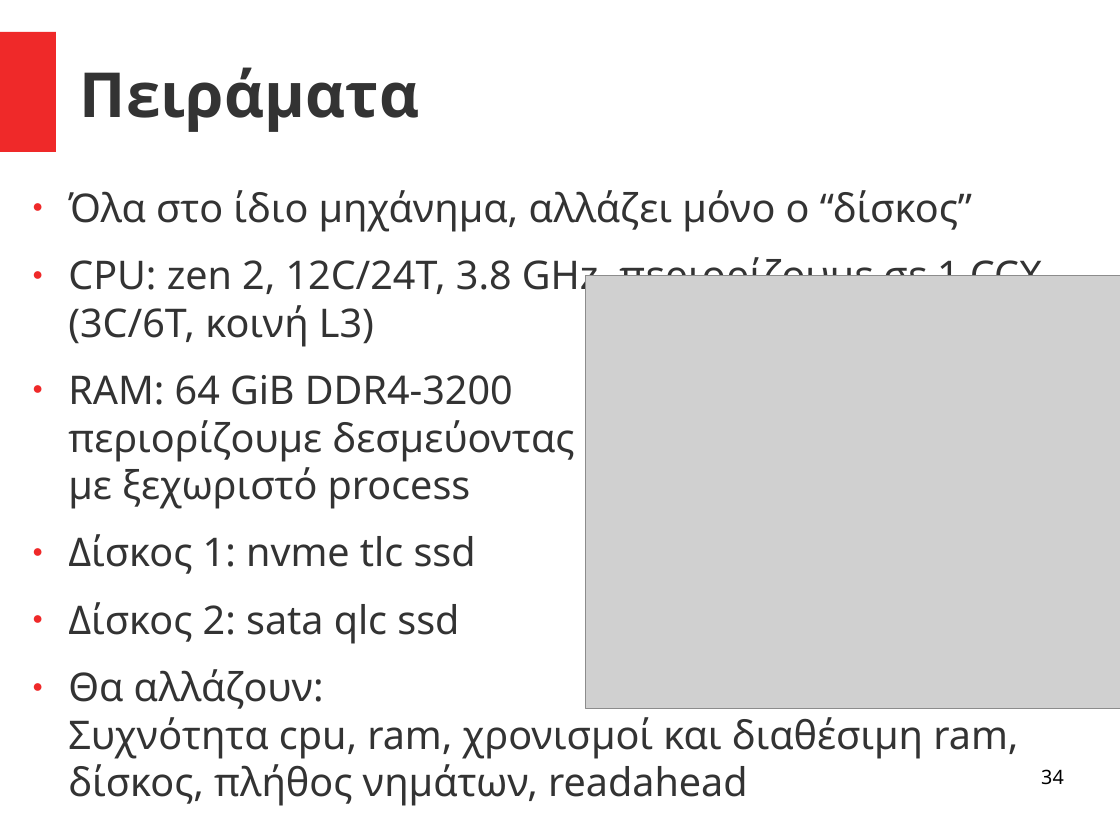
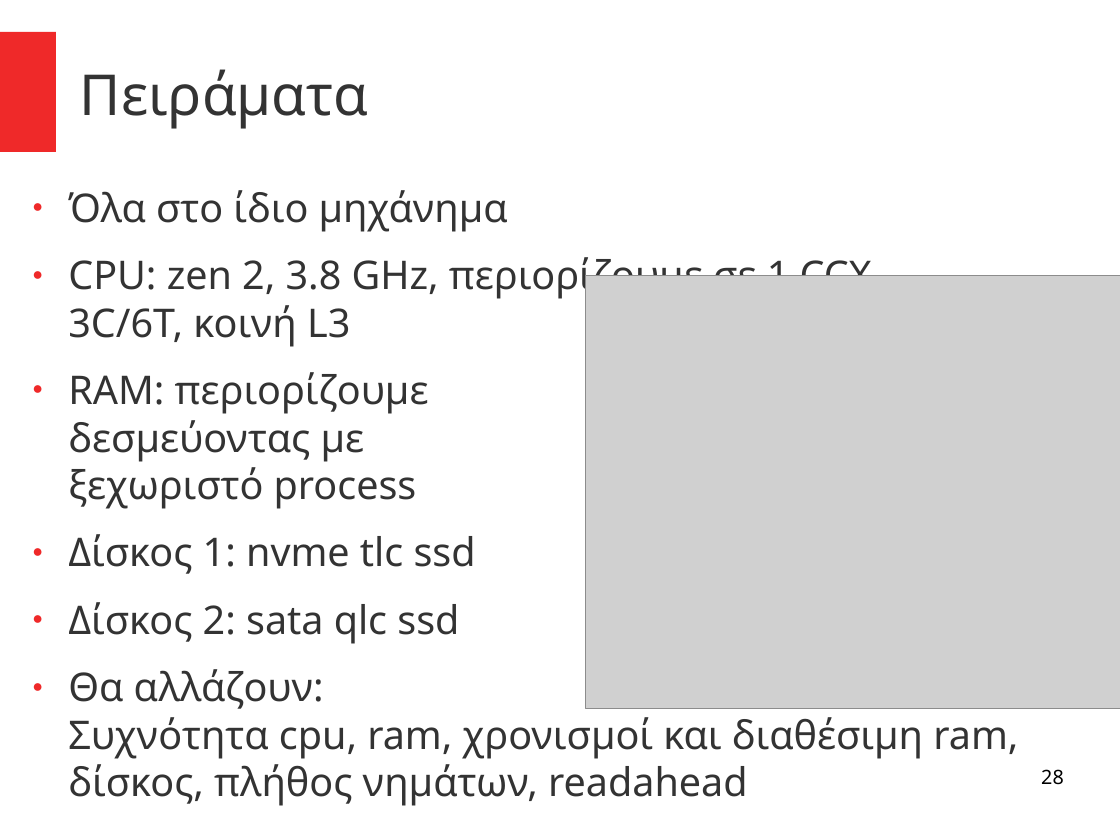
Before and after one commit to el15066/Diplomatiki, a slide deck: slide 28 of main/Presentation.odp (slide 34 before the commit). Drawn at 1120x840 pixels with LibreOffice and Linux fonts; fonts in the diff are those of the drawing; grey boxes stand for pictures. Boxes give left, top, right and bottom in pixels: in the first picture for what was removed or moved away, otherwise in the second. Text is boxed around its words. In the diff, an @@ line names an element or a change of style, - is before the commit and + after.

```diff
--- a/main/Presentation.odp
+++ b/main/Presentation.odp
@@ title "Πειράματα" at (80, 69, 368, 129): size 44 to 40 pt, bold off @@
@@ text at (68, 190, 872, 509): text changed @@
-● Όλα στο ίδιο μηχάνημα, αλλάζει μόνο ο “δίσκος”
-● CPU: zen 2, 12C/24T, 3.8 GHz, περιορίζουμε σε 1 CCX (3C/6T, κοινή L3)
-● RAM: 64 GiB DDR4-3200
-  περιορίζουμε δεσμεύοντας
-  με ξεχωριστό process
+● Όλα στο ίδιο μηχάνημα
+● CPU: zen 2, 3.8 GHz, περιορίζουμε σε 1 CCX
+  3C/6T, κοινή L3
+● RAM: περιορίζουμε
+  δεσμεύοντας με
+  ξεχωριστό process
@@ page number at (1041, 769, 1064, 785): text changed @@
-34
+28
```
Also in this commit, not shown: 16 other slides changed, 5 slides added, 19 slides removed, 1 other file.
